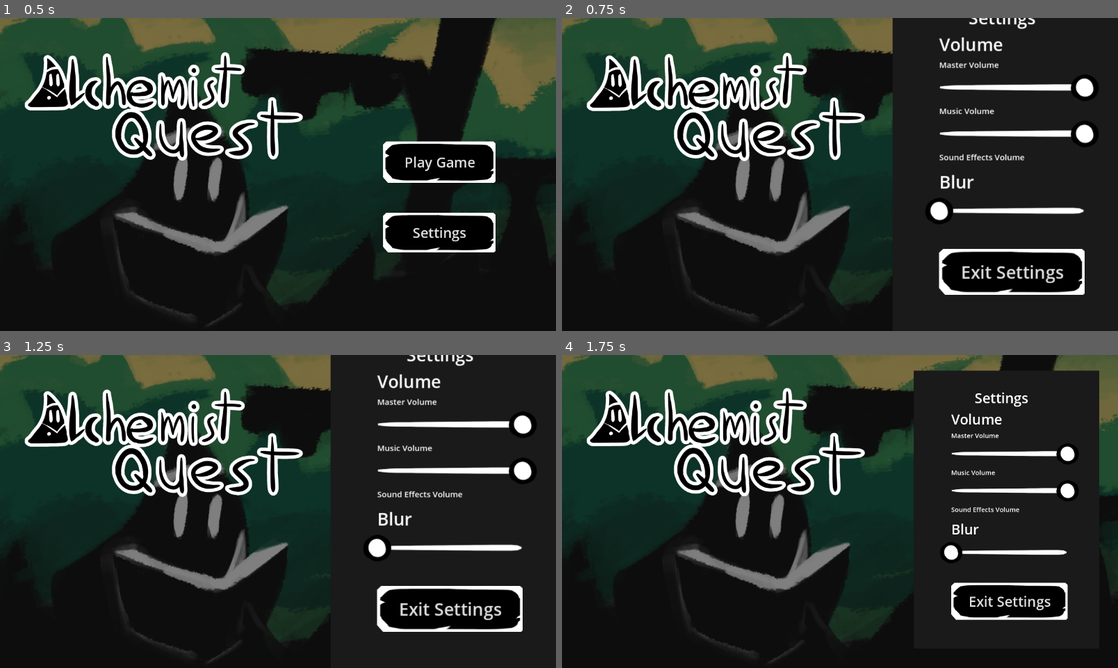
Above: before the commit, frames 1-4 (two rows, left to right).
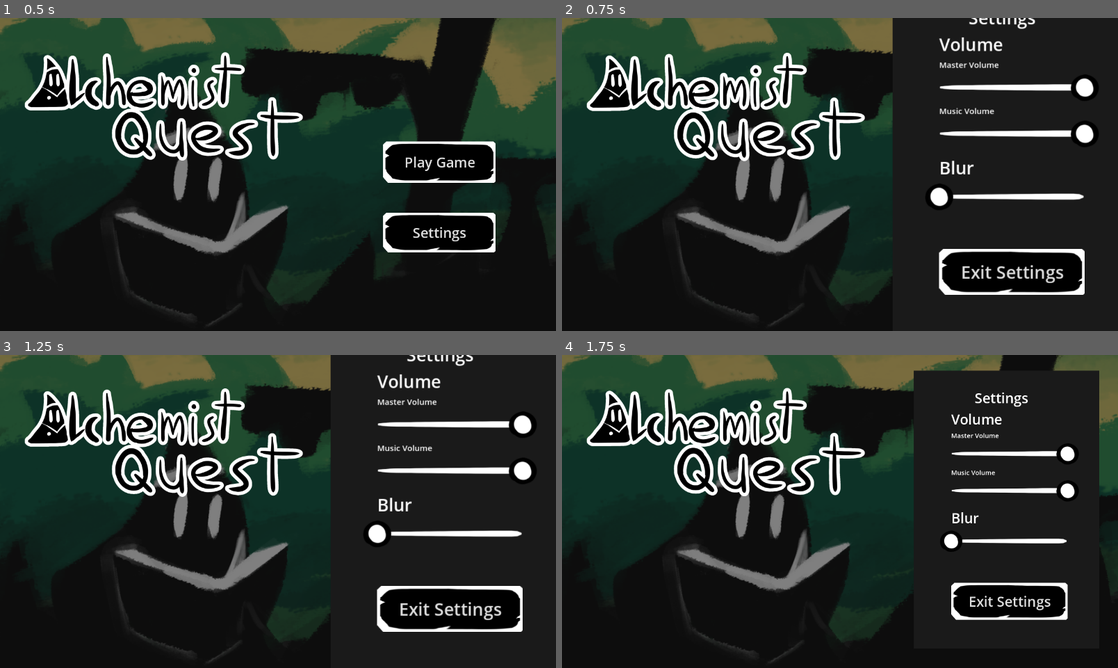
Above: after the commit, the same moments.

Repository: NicholasFlood2000/PirateSoftwareShadowAlchemy
Game: Godot game, scene res://Scenes/MainMenu.tscn
The game is run twice, just before and just after one commit, with the same random seed, the same clock (stepped at 60 frames per second) and the same inputs.
Inputs:
- Up to frame 1 (0.5 s): no input
- Up to frame 2 (0.75 s): click "Settings" at 0.5 s
- Up to frame 3 (1.25 s): no input
- Up to frame 4 (1.75 s): click "Play Game" at 1.25 s

Frame 1 is identical in both runs. In frame 2, 1.8% of the frame differs, in the area x 65-94%, y 43-66%; in frame 3, 1.8%; in frame 4, 1.1%.

Commit message:
Updates Main Menu Music
Changes the main menu music from the placeholder to the proper main menu theme.

Diff:
--- a/Scenes/MainMenu.tscn
+++ b/Scenes/MainMenu.tscn
@@ -5,10 +5,10 @@
 [ext_resource type="Script" path="res://Scripts/PlayGameButton.gd" id="1_daqvn"]
 [ext_resource type="Texture2D" uid="uid://b2xxa5wlhqfrd" path="res://Assets/Graphics/GameBackground.png" id="2_qdt6q"]
 [ext_resource type="PackedScene" uid="uid://c6pctbsywub2" path="res://Scenes/SettingsButtons.tscn" id="3_nbu60"]
-[ext_resource type="AudioStream" uid="uid://b01uw6u6l88dw" path="res://Music/WaterBackgroundMusic.ogg" id="5_7c5o5"]
 [ext_resource type="Texture2D" uid="uid://dc6kc2hbbucfg" path="res://Assets/Graphics/TitleAlchemistQuestInGame.png" id="5_pgy8b"]
 [ext_resource type="Script" path="res://Scenes/Title.gd" id="6_rvh8o"]
 [ext_resource type="Script" path="res://Scripts/MusicVolume.gd" id="6_uqsmb"]
+[ext_resource type="AudioStream" uid="uid://brhwpiv3nsffd" path="res://Music/MainMenu.ogg" id="8_pocmw"]
 
 [sub_resource type="LabelSettings" id="LabelSettings_cjwb2"]
 font_size = 50
@@ -75,7 +75,7 @@
 offset_bottom = 43.0
 
 [node name="Music" type="AudioStreamPlayer" parent="."]
-stream = ExtResource("5_7c5o5")
+stream = ExtResource("8_pocmw")
 autoplay = true
 bus = &"Music"
 script = ExtResource("6_uqsmb")
--- a/Scenes/SettingsButtons.tscn
+++ b/Scenes/SettingsButtons.tscn
@@ -13,7 +13,6 @@
 script = ExtResource("2_8phgq")
 
 [node name="Menu" type="Control" parent="."]
-visible = false
 anchors_preset = 0
 offset_left = -60.0
 offset_top = -166.0
@@ -60,7 +59,8 @@
 [node name="GameVolumeSlider" type="HSlider" parent="Menu/VBoxContainer"]
 layout_mode = 2
 min_value = -80.0
-max_value = 6.0
+max_value = -2.0
+value = -2.0
 
 [node name="MusicVolume" type="Label" parent="Menu/VBoxContainer"]
 layout_mode = 2
@@ -73,6 +73,7 @@
 max_value = 1.0
 
 [node name="SoundEffectsVolume" type="Label" parent="Menu/VBoxContainer"]
+visible = false
 layout_mode = 2
 theme_override_font_sizes/font_size = 15
 text = "Sound Effects Volume"
--- a/Scenes/player.tscn
+++ b/Scenes/player.tscn
@@ -1921,6 +1921,9 @@
 }
 
 [node name="AnimationTree" type="AnimationTree" parent="."]
+libraries = {
+"": SubResource("AnimationLibrary_3y805")
+}
 tree_root = SubResource("AnimationNodeStateMachine_o2k5k")
 anim_player = NodePath("../AnimationPlayer")
 
--- a/Scripts/GlobalSettings.gd
+++ b/Scripts/GlobalSettings.gd
@@ -17,9 +17,7 @@
 # Called every frame. 'delta' is the elapsed time since the previous frame.
 func _process(delta):
 	if(Input.is_action_just_pressed("Debug")):
-		print("Settings")
-		print(MusicVolume)
-	pass
+		pass
 
 
 func UpdateMasterVolume(NewVolume):
Not shown, added: Music/MainMenu.ogg.import
Not shown, added: Music/MainMenu.ogg
